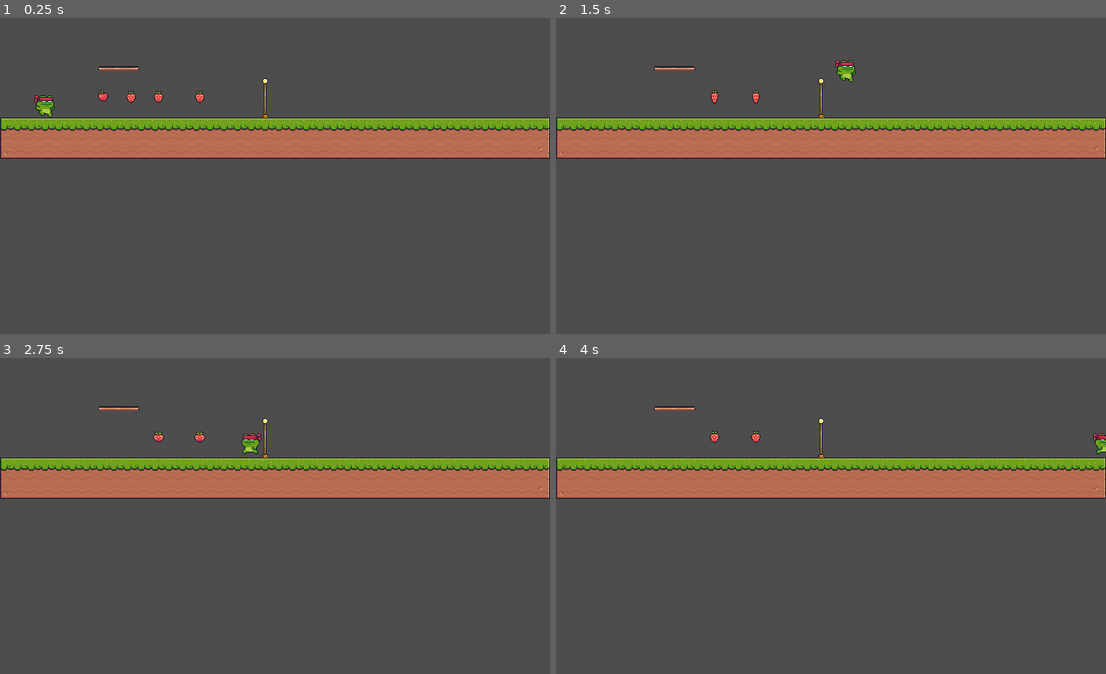
Above: before the commit, frames 1-4 (two rows, left to right).
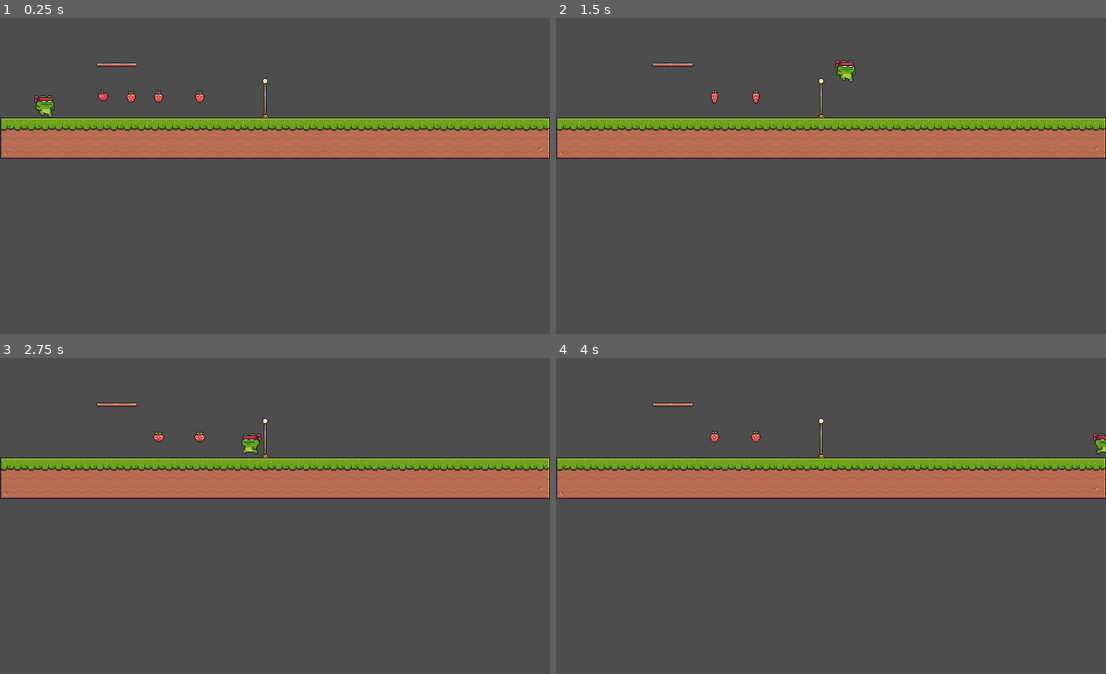
Above: after the commit, the same moments.

Repository: sittidetP/Godot-Crash-Course
Game: Godot game, scene res://scenes/sand_box_scene.tscn
Two runs of this game, one before a commit and one after it. Both use one fixed random seed, a clock stepped at 60 frames per second and the inputs below. The project has no main scene, so this scene is started directly.
Inputs:
- Up to frame 1 (0.25 s): no input
- Up to frame 2 (1.5 s): hold D (move_right) from 0.53 s (still down); tap S (drop) at 0.6, 1.35 s; tap W (jump) at 0.77 s
- Up to frame 3 (2.75 s): tap W (jump) at 1.52 s; release D (move_right) at 2.03 s; hold A (move_left) from 2.03 s (still down); tap S (drop) at 2.1 s
- Up to frame 4 (4 s): release A (move_left) at 2.78 s; hold D (move_right) from 2.78 s (still down); tap S (drop) at 2.85, 3.6 s; tap W (jump) at 3.02, 3.77 s

The runs differ from the first frame. In frame 1, 0.2% of the frame differs, in the area x 17-26%, y 14-17%; in frame 2, 0.2%; in frame 3, 0.2%; in frame 4, 0.2%.

Commit message:
add OneWayPlatform in StageTileSet

Diff:
--- a/one_way_platform/one_way_platform.tscn
+++ b/one_way_platform/one_way_platform.tscn
@@ -6,6 +6,8 @@
 size = Vector2(48, 5)
 
 [node name="OneWayPlatform" type="StaticBody2D"]
+position = Vector2(0, -5.5)
+collision_mask = 0
 
 [node name="Sprite2D" type="Sprite2D" parent="."]
 texture = ExtResource("1_d6tku")
--- a/scenes/sand_box_scene.tscn
+++ b/scenes/sand_box_scene.tscn
@@ -1,195 +1,8 @@
-[gd_scene load_steps=10 format=4 uid="uid://bi1ufodvdd678"]
+[gd_scene load_steps=4 format=4 uid="uid://bi1ufodvdd678"]
 
 [ext_resource type="PackedScene" uid="uid://bvat51o0ba06v" path="res://player/player.tscn" id="1_t0ov4"]
-[ext_resource type="Texture2D" uid="uid://c31sby08qf634" path="res://tilesets/Terrain (16x16).png" id="2_osltd"]
-[ext_resource type="PackedScene" uid="uid://dmg1prfrr81jp" path="res://collectable/apple.tscn" id="3_x8175"]
-[ext_resource type="PackedScene" uid="uid://dowdatnht6oar" path="res://collectable/strawberry.tscn" id="4_cm8ib"]
+[ext_resource type="TileSet" uid="uid://c5tq5afqdnrxl" path="res://tilesets/stage_tile_set.tres" id="2_ce80l"]
 [ext_resource type="PackedScene" uid="uid://drjvsqv3811jb" path="res://goal/goal.tscn" id="5_88sj8"]
-[ext_resource type="PackedScene" uid="uid://tr3ba67tg7g8" path="res://one_way_platform/one_way_platform.tscn" id="6_ib35a"]
-
-[sub_resource type="TileSetAtlasSource" id="TileSetAtlasSource_2hs4h"]
-texture = ExtResource("2_osltd")
-0:0/0 = 0
-0:0/0/physics_layer_0/polygon_0/points = PackedVector2Array(-8, -8, 8, -8, 8, 8, -8, 8)
-1:0/0 = 0
-1:0/0/physics_layer_0/polygon_0/points = PackedVector2Array(-8, -8, 8, -8, 8, 8, -8, 8)
-2:0/0 = 0
-2:0/0/physics_layer_0/polygon_0/points = PackedVector2Array(-8, -8, 8, -8, 8, 8, -8, 8)
-3:0/0 = 0
-3:0/0/physics_layer_0/polygon_0/points = PackedVector2Array(-8, -8, 8, -8, 8, 8, -8, 8)
-4:0/0 = 0
-4:0/0/physics_layer_0/polygon_0/points = PackedVector2Array(-8, -8, 8, -8, 8, 8, -8, 8)
-6:0/0 = 0
-6:0/0/physics_layer_0/polygon_0/points = PackedVector2Array(-8, -8, 8, -8, 8, 8, -8, 8)
-7:0/0 = 0
-7:0/0/physics_layer_0/polygon_0/points = PackedVector2Array(-8, -8, 8, -8, 8, 8, -8, 8)
-8:0/0 = 0
-8:0/0/physics_layer_0/polygon_0/points = PackedVector2Array(-8, -8, 8, -8, 8, 8, -8, 8)
-9:0/0 = 0
-9:0/0/physics_layer_0/polygon_0/points = PackedVector2Array(-8, -8, 8, -8, 8, 8, -8, 8)
-10:0/0 = 0
-10:0/0/physics_layer_0/polygon_0/points = PackedVector2Array(-8, -8, 8, -8, 8, 8, -8, 8)
-12:0/0 = 0
-13:0/0 = 0
-14:0/0 = 0
-15:0/0 = 0
-17:0/0 = 0
-18:0/0 = 0
-19:0/0 = 0
-0:1/0 = 0
-0:1/0/physics_layer_0/polygon_0/points = PackedVector2Array(-8, -8, 8, -8, 8, 8, -8, 8)
-1:1/0 = 0
-1:1/0/physics_layer_0/polygon_0/points = PackedVector2Array(-8, -8, 8, -8, 8, 8, -8, 8)
-2:1/0 = 0
-2:1/0/physics_layer_0/polygon_0/points = PackedVector2Array(-8, -8, 8, -8, 8, 8, -8, 8)
-3:1/0 = 0
-3:1/0/physics_layer_0/polygon_0/points = PackedVector2Array(-8, -8, 8, -8, 8, 8, -8, 8)
-4:1/0 = 0
-4:1/0/physics_layer_0/polygon_0/points = PackedVector2Array(-8, -8, 8, -8, 8, 8, -8, 8)
-6:1/0 = 0
-6:1/0/physics_layer_0/polygon_0/points = PackedVector2Array(-8, -8, 8, -8, 8, 8, -8, 8)
-7:1/0 = 0
-7:1/0/physics_layer_0/polygon_0/points = PackedVector2Array(-8, -8, 8, -8, 8, 8, -8, 8)
-8:1/0 = 0
-8:1/0/physics_layer_0/polygon_0/points = PackedVector2Array(-8, -8, 8, -8, 8, 8, -8, 8)
-9:1/0 = 0
-9:1/0/physics_layer_0/polygon_0/points = PackedVector2Array(-8, -8, 8, -8, 8, 8, -8, 8)
-10:1/0 = 0
-10:1/0/physics_layer_0/polygon_0/points = PackedVector2Array(-8, -8, 8, -8, 8, 8, -8, 8)
-12:1/0 = 0
-13:1/0 = 0
-14:1/0 = 0
-15:1/0 = 0
-17:1/0 = 0
-18:1/0 = 0
-19:1/0 = 0
-0:2/0 = 0
-0:2/0/physics_layer_0/polygon_0/points = PackedVector2Array(-8, -8, 8, -8, 8, 8, -8, 8)
-1:2/0 = 0
-1:2/0/physics_layer_0/polygon_0/points = PackedVector2Array(-8, -8, 8, -8, 8, 8, -8, 8)
-2:2/0 = 0
-2:2/0/physics_layer_0/polygon_0/points = PackedVector2Array(-8, -8, 8, -8, 8, 8, -8, 8)
-6:2/0 = 0
-6:2/0/physics_layer_0/polygon_0/points = PackedVector2Array(-8, -8, 8, -8, 8, 8, -8, 8)
-7:2/0 = 0
-7:2/0/physics_layer_0/polygon_0/points = PackedVector2Array(-8, -8, 8, -8, 8, 8, -8, 8)
-8:2/0 = 0
-8:2/0/physics_layer_0/polygon_0/points = PackedVector2Array(-8, -8, 8, -8, 8, 8, -8, 8)
-13:2/0 = 0
-14:2/0 = 0
-15:2/0 = 0
-17:2/0 = 0
-18:2/0 = 0
-19:2/0 = 0
-0:4/0 = 0
-1:4/0 = 0
-2:4/0 = 0
-3:4/0 = 0
-4:4/0 = 0
-6:4/0 = 0
-7:4/0 = 0
-8:4/0 = 0
-9:4/0 = 0
-10:4/0 = 0
-12:4/0 = 0
-13:4/0 = 0
-14:4/0 = 0
-15:4/0 = 0
-17:4/0 = 0
-18:4/0 = 0
-19:4/0 = 0
-20:4/0 = 0
-21:4/0 = 0
-0:5/0 = 0
-1:5/0 = 0
-2:5/0 = 0
-3:5/0 = 0
-4:5/0 = 0
-6:5/0 = 0
-7:5/0 = 0
-8:5/0 = 0
-9:5/0 = 0
-10:5/0 = 0
-12:5/0 = 0
-13:5/0 = 0
-14:5/0 = 0
-15:5/0 = 0
-17:5/0 = 0
-18:5/0 = 0
-19:5/0 = 0
-20:5/0 = 0
-21:5/0 = 0
-0:6/0 = 0
-1:6/0 = 0
-2:6/0 = 0
-6:6/0 = 0
-7:6/0 = 0
-8:6/0 = 0
-13:6/0 = 0
-14:6/0 = 0
-15:6/0 = 0
-17:6/0 = 0
-18:6/0 = 0
-19:6/0 = 0
-0:8/0 = 0
-1:8/0 = 0
-2:8/0 = 0
-3:8/0 = 0
-4:8/0 = 0
-6:8/0 = 0
-7:8/0 = 0
-8:8/0 = 0
-9:8/0 = 0
-10:8/0 = 0
-12:8/0 = 0
-13:8/0 = 0
-14:8/0 = 0
-15:8/0 = 0
-17:8/0 = 0
-18:8/0 = 0
-19:8/0 = 0
-20:8/0 = 0
-0:9/0 = 0
-1:9/0 = 0
-2:9/0 = 0
-3:9/0 = 0
-4:9/0 = 0
-6:9/0 = 0
-7:9/0 = 0
-8:9/0 = 0
-9:9/0 = 0
-10:9/0 = 0
-12:9/0 = 0
-13:9/0 = 0
-14:9/0 = 0
-15:9/0 = 0
-17:9/0 = 0
-18:9/0 = 0
-19:9/0 = 0
-20:9/0 = 0
-0:10/0 = 0
-1:10/0 = 0
-2:10/0 = 0
-6:10/0 = 0
-7:10/0 = 0
-8:10/0 = 0
-13:10/0 = 0
-14:10/0 = 0
-15:10/0 = 0
-18:10/0 = 0
-19:10/0 = 0
-20:10/0 = 0
-
-[sub_resource type="TileSetScenesCollectionSource" id="TileSetScenesCollectionSource_8alcp"]
-resource_name = "Collectable"
-scenes/1/scene = ExtResource("3_x8175")
-scenes/2/scene = ExtResource("4_cm8ib")
-
-[sub_resource type="TileSet" id="TileSet_jb376"]
-physics_layer_0/collision_layer = 1
-physics_layer_0/collision_mask = 0
-sources/0 = SubResource("TileSetAtlasSource_2hs4h")
-sources/1 = SubResource("TileSetScenesCollectionSource_8alcp")
 
 [node name="SandBoxScene" type="Node2D"]
 
@@ -197,17 +10,14 @@
 position = Vector2(52, 148)
 
 [node name="GroundTileMapLayer" type="TileMapLayer" parent="."]
-tile_map_data = PackedByteArray("AAAAAAsAAAAGAAAAAAAAAAwAAAA …(1920 unchanged characters)… AAAAAAgALAAkAAQAAAAAAAgAOAAkAAQAAAAAAAgA=")
-tile_set = SubResource("TileSet_jb376")
+tile_map_data = PackedByteArray("AAAAAAsAAAAGAAAAAAAAAAwAAAA …(1920 unchanged characters)… AAAAAAgALAAkAAQAAAAAAAgAOAAkAAQAAAAAAAgAIAAcAAgAAAAAAAQA=")
+tile_set = ExtResource("2_ce80l")
 
 [node name="Goal" parent="." instance=ExtResource("5_88sj8")]
 position = Vector2(317, 144)
 next_scene_path = "res://scenes/sand_box_scene.tscn"
 
-[node name="OneWayPlatform" parent="." instance=ExtResource("6_ib35a")]
-position = Vector2(138, 119)
-
 [connection signal="body_entered" from="GroundTileMapLayer/Apple" to="GroundTileMapLayer/Apple" method="_on_body_entered"]
 [connection signal="body_entered" from="GroundTileMapLayer/Strawberry" to="GroundTileMapLayer/Strawberry" method="_on_body_entered"]
-[connection signal="body_entered" from="GroundTileMapLayer/@Area2D@55739" to="GroundTileMapLayer/@Area2D@55739" method="_on_body_entered"]
-[connection signal="body_entered" from="GroundTileMapLayer/@Area2D@55740" to="GroundTileMapLayer/@Area2D@55740" method="_on_body_entered"]
+[connection signal="body_entered" from="GroundTileMapLayer/@Area2D@29223" to="GroundTileMapLayer/@Area2D@29223" method="_on_body_entered"]
+[connection signal="body_entered" from="GroundTileMapLayer/@Area2D@29224" to="GroundTileMapLayer/@Area2D@29224" method="_on_body_entered"]
--- a/tilesets/stage_tile_set.tres
+++ b/tilesets/stage_tile_set.tres
@@ -1,6 +1,9 @@
-[gd_resource type="TileSet" load_steps=3 format=3 uid="uid://c5tq5afqdnrxl"]
+[gd_resource type="TileSet" load_steps=8 format=3 uid="uid://c5tq5afqdnrxl"]
 
 [ext_resource type="Texture2D" uid="uid://c31sby08qf634" path="res://tilesets/Terrain (16x16).png" id="1_pxm5i"]
+[ext_resource type="PackedScene" uid="uid://dmg1prfrr81jp" path="res://collectable/apple.tscn" id="2_1fy4k"]
+[ext_resource type="PackedScene" uid="uid://dowdatnht6oar" path="res://collectable/strawberry.tscn" id="3_15yxe"]
+[ext_resource type="PackedScene" uid="uid://tr3ba67tg7g8" path="res://one_way_platform/one_way_platform.tscn" id="4_3a2u8"]
 
 [sub_resource type="TileSetAtlasSource" id="TileSetAtlasSource_2hs4h"]
 texture = ExtResource("1_pxm5i")
@@ -175,7 +178,18 @@
 19:10/0 = 0
 20:10/0 = 0
 
+[sub_resource type="TileSetScenesCollectionSource" id="TileSetScenesCollectionSource_pe73h"]
+resource_name = "collectables"
+scenes/1/scene = ExtResource("2_1fy4k")
+scenes/2/scene = ExtResource("3_15yxe")
+
+[sub_resource type="TileSetScenesCollectionSource" id="TileSetScenesCollectionSource_xhkkf"]
+resource_name = "platform"
+scenes/1/scene = ExtResource("4_3a2u8")
+
 [resource]
 physics_layer_0/collision_layer = 1
 physics_layer_0/collision_mask = 0
 sources/0 = SubResource("TileSetAtlasSource_2hs4h")
+sources/1 = SubResource("TileSetScenesCollectionSource_pe73h")
+sources/2 = SubResource("TileSetScenesCollectionSource_xhkkf")
